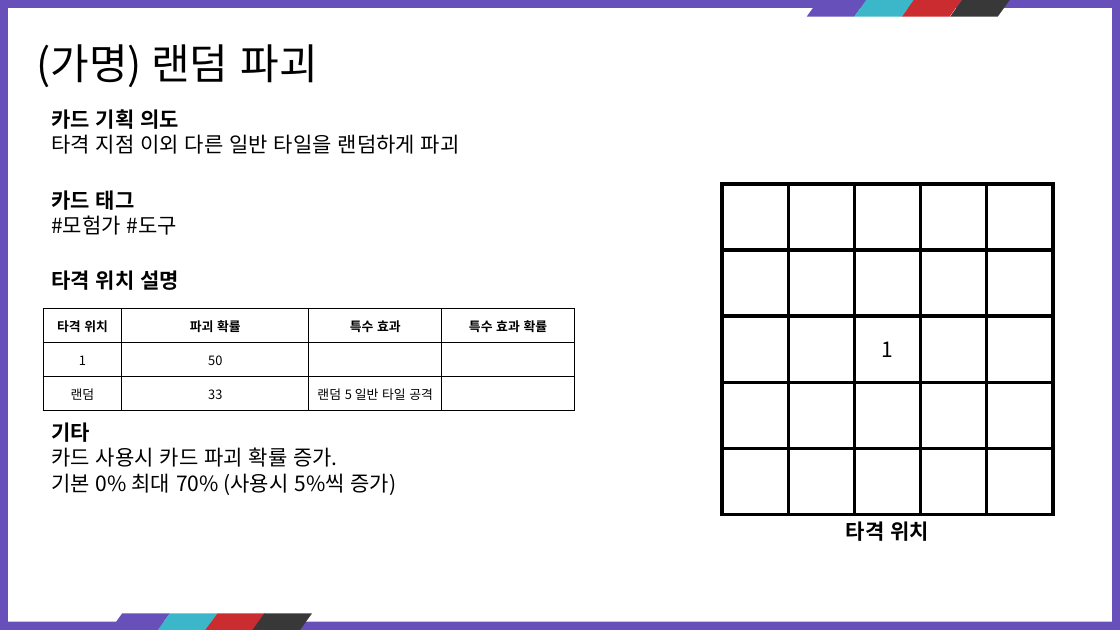
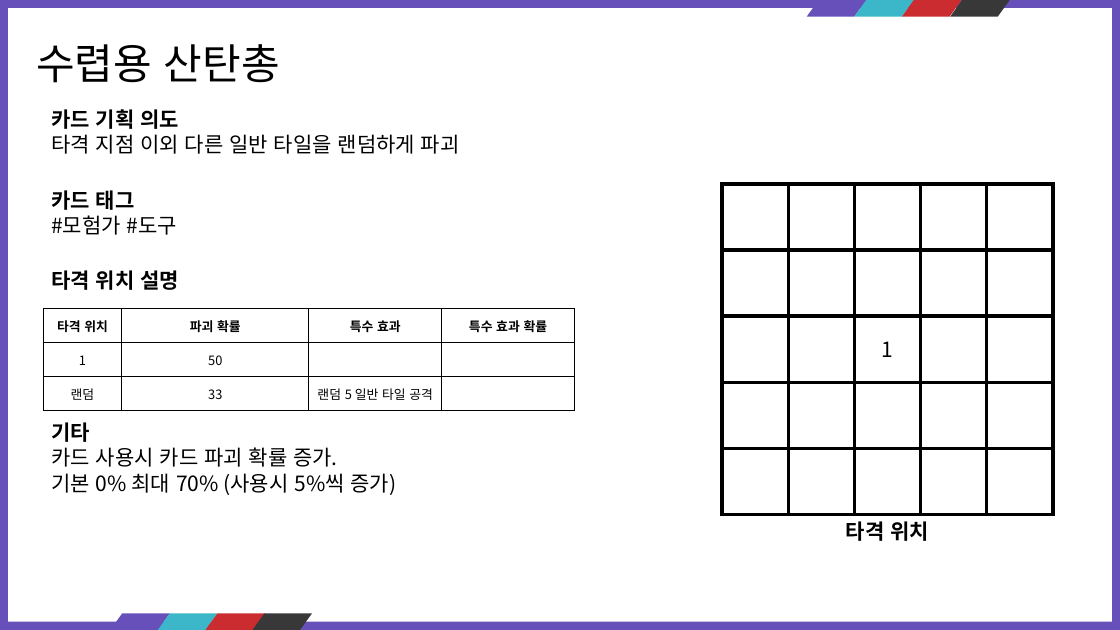
Before and after one commit to kauthor/FluffyDisdog, a slide deck: slide 17 of Plan/기획서/카드 정리.pptx. Drawn at 1120x630 pixels with LibreOffice and Linux fonts; fonts in the diff are those of the drawing. Boxes give left, top, right and bottom in pixels: in the first picture for what was removed or moved away, otherwise in the second. Text is boxed around its words. In the diff, an @@ line names an element or a change of style, - is before the commit and + after.

```diff
--- a/Plan/기획서/카드 정리.pptx
+++ b/Plan/기획서/카드 정리.pptx
@@ text at bbox=[36, 44, 280, 83]: text changed @@
-(가명) 랜덤 파괴
+수렵용 산탄총
```
Also in this commit, not shown: 12 other slides changed, 1 other file.
